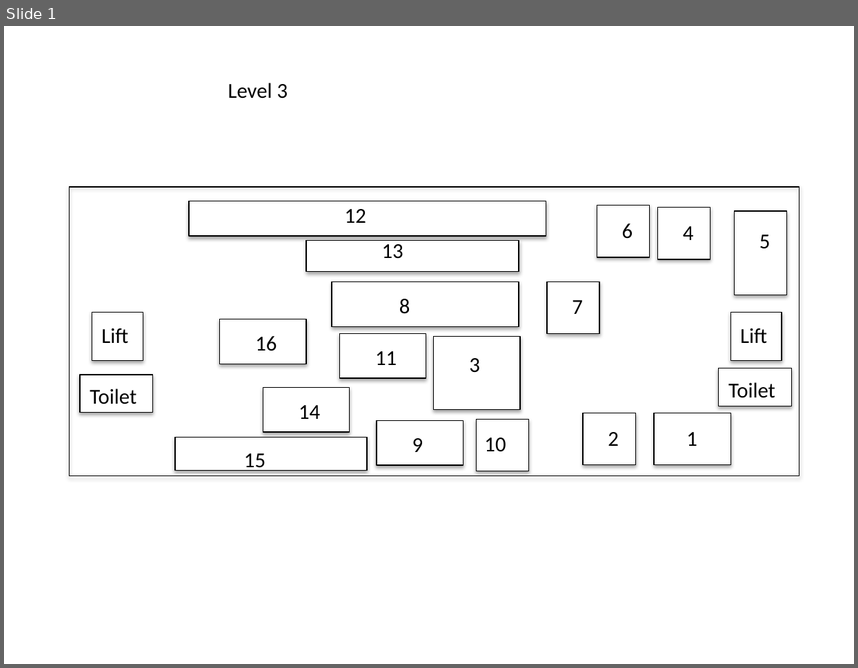
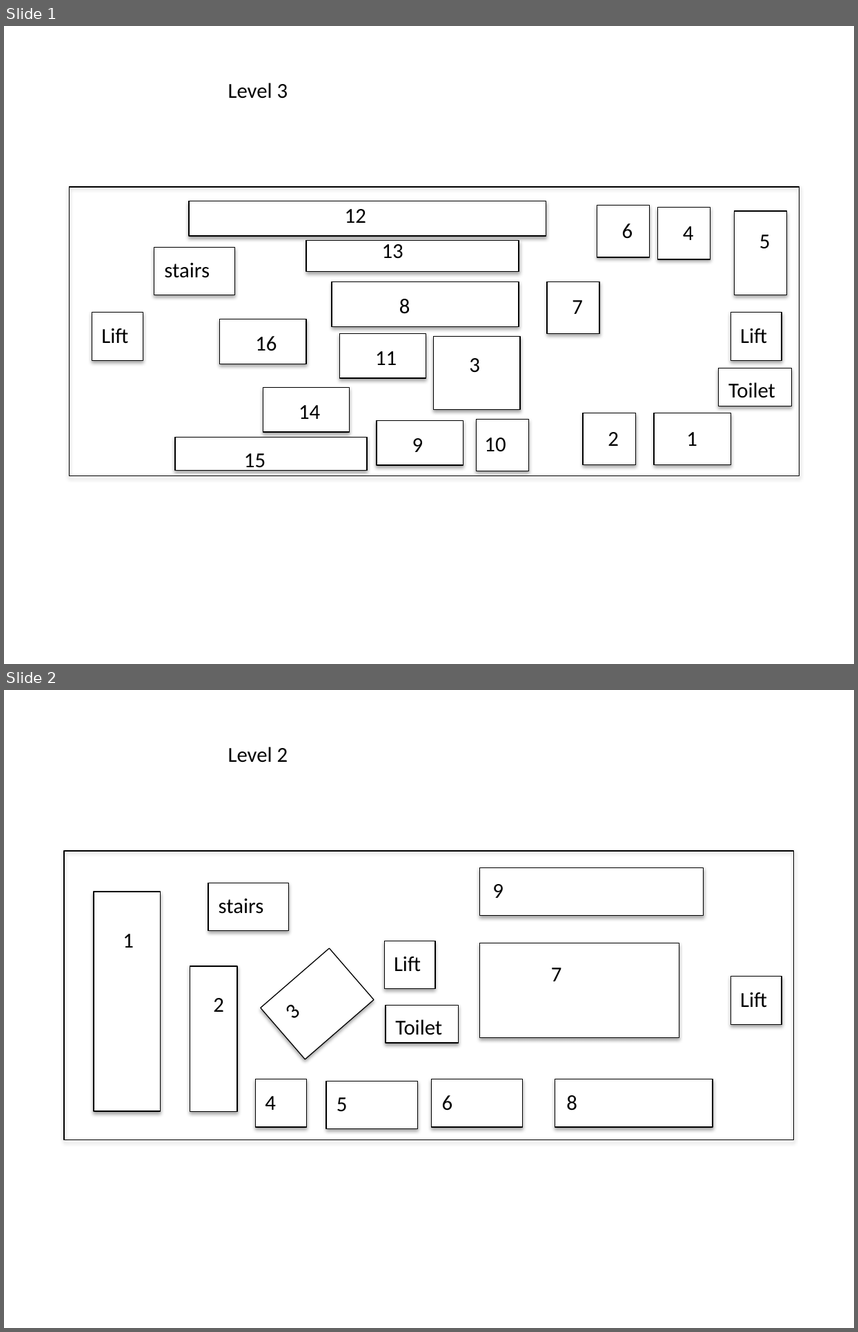
Before and after one commit to Glasgow19/team-4, a slide deck: level3.pptx. Shown one above the other, each under a label of ours: slide 1 before the commit, slides 1 and 2 after it. The pictures are 858x668 and 858x1332 pixels, drawn with LibreOffice and Linux fonts; fonts in the diff are those of the drawing. Boxes give left, top, right and bottom in pixels: in the first picture for what was removed or moved away, otherwise in the second. Text is boxed around its words. In the diff, an @@ line names an element or a change of style, - is before the commit and + after.

Commit message:
adding level 2 map

```diff
--- a/level3.pptx
+++ b/level3.pptx
@@ slide 2 added at <box>4,690,854,1328</box>, background #FFFFFF @@
@@ text added at <box>228,747,288,762</box>, 18 pt, text #000000 @@
+Level 2
@@ rectangle added at <box>64,851,794,1140</box>, outline #000000 0.75 pt @@
@@ rectangle added at <box>479,867,703,915</box>, fill #FFFFFF, outline #000000 0.75 pt @@
@@ rectangle added at <box>93,891,159,1111</box>, fill #FFFFFF, outline #000000 0.75 pt @@
@@ rectangle added at <box>208,883,289,931</box>, fill #FFFFFF, outline #000000 0.75 pt @@
@@ text added at <box>493,884,504,898</box>, 18 pt, text #000000 @@
+9
@@ text added at <box>219,898,264,914</box>, 18 pt, text #000000 @@
+stairs
@@ text added at <box>123,934,134,947</box>, 18 pt, text #000000 @@
+1
@@ rectangle added at <box>260,948,373,1058</box>, fill #FFFFFF, outline #000000 0.75 pt @@
@@ rectangle added at <box>385,940,436,988</box>, fill #FFFFFF, outline #000000 0.75 pt @@
@@ text added at <box>394,956,421,972</box>, 18 pt, text #000000 @@
+Lift
@@ rectangle added at <box>479,943,679,1038</box>, fill #FFFFFF, outline #000000 0.75 pt @@
@@ rectangle added at <box>190,966,238,1112</box>, fill #FFFFFF, outline #000000 0.75 pt @@
@@ text added at <box>551,967,562,981</box>, 18 pt, text #000000 @@
+7
@@ rectangle added at <box>731,976,782,1024</box>, fill #FFFFFF, outline #000000 0.75 pt @@
@@ text added at <box>213,998,224,1012</box>, 18 pt, text #000000 @@
+2
@@ text added at <box>740,992,767,1007</box>, 18 pt, text #000000 @@
+Lift
@@ text added at <box>293,1005,301,1018</box>, 18 pt, text #000000 @@
+3
@@ rectangle added at <box>386,1005,459,1043</box>, fill #FFFFFF, outline #000000 0.75 pt @@
@@ text added at <box>395,1019,442,1035</box>, 18 pt, text #000000 @@
+Toilet
@@ rectangle added at <box>256,1078,307,1126</box>, fill #FFFFFF, outline #000000 0.75 pt @@
@@ rectangle added at <box>326,1081,417,1129</box>, fill #FFFFFF, outline #000000 0.75 pt @@
@@ rectangle added at <box>432,1078,523,1126</box>, fill #FFFFFF, outline #000000 0.75 pt @@
@@ rectangle added at <box>555,1078,713,1126</box>, fill #FFFFFF, outline #000000 0.75 pt @@
@@ text added at <box>265,1096,276,1110</box>, 18 pt, text #000000 @@
+4
@@ text added at <box>337,1097,348,1112</box>, 18 pt, text #000000 @@
+5
@@ text added at <box>442,1095,453,1110</box>, 18 pt, text #000000 @@
+6
@@ text added at <box>566,1095,577,1110</box>, 18 pt, text #000000 @@
+8
@@ slide 1 changed as well @@
@@ rectangle: place and size @@
-rectangle at <box>80,374,153,413</box>
+rectangle at <box>154,247,235,294</box>
@@ text added at <box>164,263,210,278</box>, 18 pt, text #000000 @@
+stairs
@@ text removed at <box>90,388,136,404</box> @@
-Toilet
```
Also in this commit, not shown: 1 other file.
